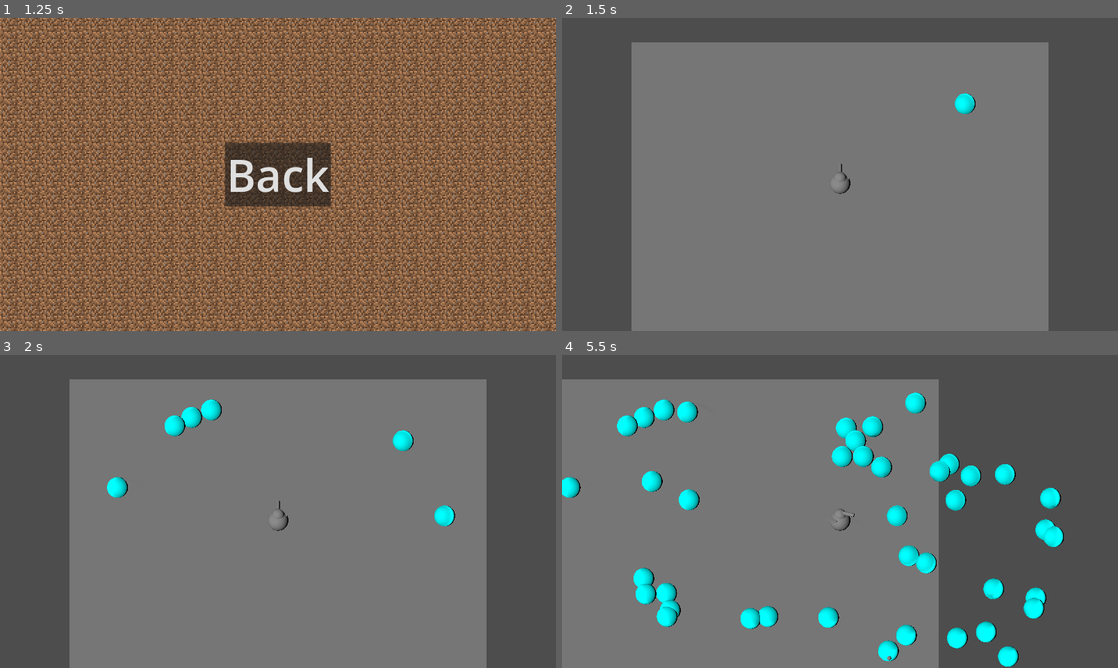
Above: before the commit, frames 1-4 (two rows, left to right).
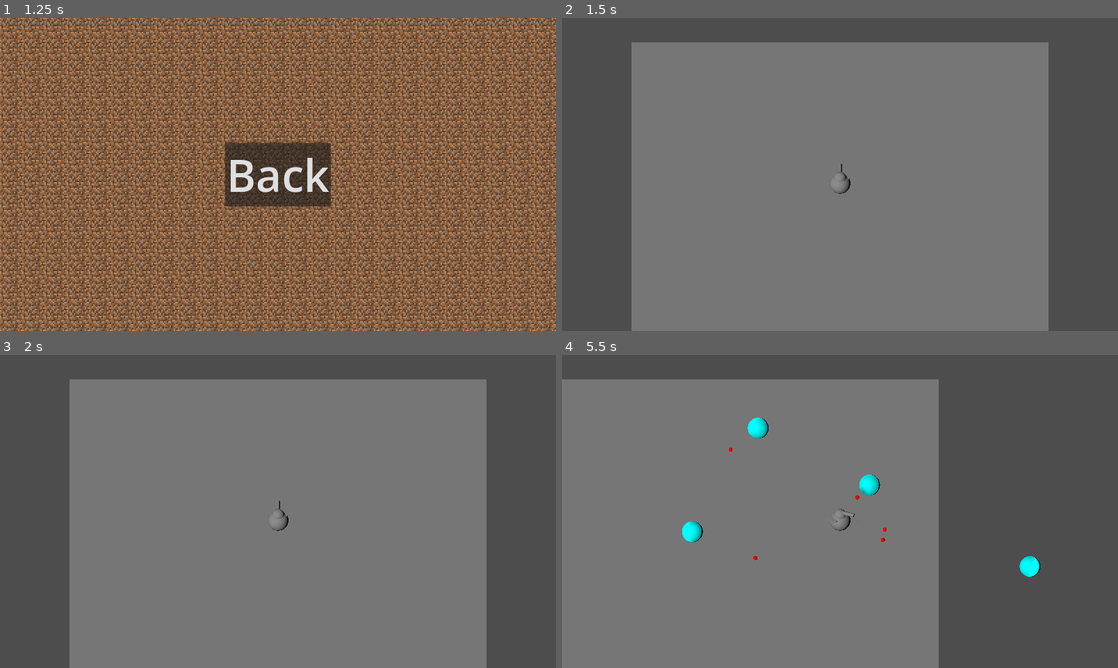
Above: after the commit, the same moments.

Repository: runeteamop/Teamop-Godot-Game
Game: Godot game, scene res://test scenes/main.tscn
Same seed, same stepped clock (60 frames per second), same inputs: the game is played once before the commit and once after it.
Inputs (mouse positions are in pixels of both pictures, inside the frame that each line leads up to):
- Up to frame 1 (1.25 s): click "Start" at 0.5 s
- Up to frame 2 (1.5 s): click "Back" at 1.25 s
- Up to frame 3 (2 s): no input
- Up to frame 4 (5.5 s): tap Enter (ui_accept) at 2, 2.27, 3.02, 4.52, 5.27 s; move the mouse to (962, 495) at 2.02 s; press the mouse at (962, 495) at 2.03 s; hold D (Right) 2.03-2.78 s; move the mouse to (728, 527) at 2.77 s; release the mouse at (728, 527) at 2.78 s; hold S (Down) 2.78-3.53 s; click (728, 527) at 2.85 s; move the mouse to (895, 442) at 3.52 s; press the mouse at (895, 442) at 3.53 s; hold D (Right) 3.53-4.28 s; move the mouse to (812, 574) at 4.27 s; release the mouse at (812, 574) at 4.28 s; hold W (Up) 4.28-5.03 s; click (812, 574) at 4.35 s; move the mouse to (1006, 558) at 5.02 s; press the mouse at (1006, 558) at 5.03 s; hold A (Left) from 5.03 s (still down)

Frame 1 is identical in both runs. In frame 2, 0.2% of the frame differs, in the area x 70-75%, y 24-31%; in frame 3, 1.2%; in frame 4, 8.4%, in the area x 0-91%, y 12-100%.

Commit message:
added enemy

Diff:
--- a/scenes/bullet.gd
+++ b/scenes/bullet.gd
@@ -1,6 +1,6 @@
 class_name Bullet extends Area3D
 
-const SPEED = 20
+var SPEED = 1
 
 # Called every frame. 'delta' is the elapsed time since the previous frame.
 func _process(delta: float) -> void:
--- a/scenes/bullet.tscn
+++ b/scenes/bullet.tscn
@@ -1,6 +1,9 @@
 [gd_scene format=3 uid="uid://t8f0re2vibsy"]
 
 [ext_resource type="Script" uid="uid://cc5268ml2pk1p" path="res://scenes/bullet.gd" id="1_mkf8s"]
+
+[sub_resource type="StandardMaterial3D" id="StandardMaterial3D_mkf8s"]
+albedo_color = Color(1, 0, 0, 1)
 
 [sub_resource type="SphereMesh" id="SphereMesh_mkf8s"]
 
@@ -11,6 +14,7 @@
 
 [node name="MeshInstance3D" type="MeshInstance3D" parent="." unique_id=1928587758]
 transform = Transform3D(0.2, 0, 0, 0, 0.2, 0, 0, 0, 0.2, 0, 0, 0)
+material_override = SubResource("StandardMaterial3D_mkf8s")
 mesh = SubResource("SphereMesh_mkf8s")
 
 [node name="CollisionShape3D" type="CollisionShape3D" parent="." unique_id=438964888]
--- a/scenes/player.gd
+++ b/scenes/player.gd
@@ -13,7 +13,7 @@
 @onready var turret_cannon: Node3D = $"Turret/Cannon/Cannon End"
 
 @onready var target_plane = Plane(Vector3(0, 1, 0), position.y)
-var ray_lenght = 100
+var ray_length = 100
 
 var bullet_scene: PackedScene = load(LOAD_SCENE.bullet)
 
@@ -39,7 +39,7 @@
 	reload_time += delta
 
 	if current_control_type == "Mouse":
-		turret.global_transform.basis = _mouse_turn_turret(turret.global_transform, delta)
+		_mouse_turn_turret(delta)
 	elif current_control_type == "Controller":
 		turret.rotation.y = lerp_angle(turret.rotation.y, r_stick_dir, rotation_speed * delta)
 
@@ -55,7 +55,7 @@
 
 func _shoot() -> void:
 	if reload_time > 0.5:
-		reload_time = 0
+		reload_time = 0.0
 		var bullet: Bullet = bullet_scene.instantiate()
 		bullet.rotation = turret.rotation
 		bullet.position = turret_cannon.global_position
@@ -65,12 +65,12 @@
 func _mouse_pos_on_plane():
 	var mouse_pos = get_viewport().get_mouse_position()
 	var from = camera.project_ray_origin(mouse_pos)
-	var to = from + camera.project_ray_normal(mouse_pos) * ray_lenght
+	var to = camera.project_ray_normal(mouse_pos) * ray_length
 	return(target_plane.intersects_ray(from, to))
 
-func _mouse_turn_turret(turret_transform: Transform3D, delta):
-	var mouse_pos = _mouse_pos_on_plane()
-	var current_trans = turret_transform
-	var target_trans = current_trans.looking_at(mouse_pos, Vector3.UP)
+func _mouse_turn_turret(delta):
+	var rotation_target: Basis = turret.global_transform.looking_at(_mouse_pos_on_plane(), Vector3.UP).basis
+	var current_rotation: Basis = turret.global_transform.basis
+	turret.transform = current_rotation.slerp(rotation_target, rotation_speed * delta)
 
-	return(current_trans.basis.slerp(target_trans.basis, rotation_speed * delta))
+	return(turret.transform)
--- /dev/null
+++ b/test scenes/enemy.gd
@@ -0,0 +1,10 @@
+extends "res://scenes/bullet.gd"
+
+@export var player: Player
+
+func _physics_process(delta: float) -> void:
+	SPEED = 1
+	look_at(player.position)
+
+func _on_area_entered(area: Area3D) -> void:
+	queue_free()
--- a/test scenes/enemy.tscn
+++ b/test scenes/enemy.tscn
@@ -1,4 +1,6 @@
 [gd_scene format=3 uid="uid://ckhkeep7k1fln"]
+
+[ext_resource type="Script" uid="uid://yt761e2hiur1" path="res://test scenes/enemy.gd" id="1_fp4fq"]
 
 [sub_resource type="SphereShape3D" id="SphereShape3D_wo4wm"]
 
@@ -8,10 +10,14 @@
 [sub_resource type="SphereMesh" id="SphereMesh_wo4wm"]
 
 [node name="Enemy" type="Area3D" unique_id=566514676]
+script = ExtResource("1_fp4fq")
 
 [node name="CollisionShape3D" type="CollisionShape3D" parent="." unique_id=857799634]
+transform = Transform3D(1, 0, 0, 0, 1, 0, 0, 0, 1, 0, 0.5, 0)
 shape = SubResource("SphereShape3D_wo4wm")
 
 [node name="MeshInstance3D" type="MeshInstance3D" parent="." unique_id=1266818480]
 material_override = SubResource("StandardMaterial3D_wo4wm")
 mesh = SubResource("SphereMesh_wo4wm")
+
+[connection signal="area_entered" from="." to="." method="_on_area_entered"]
--- a/test scenes/runes test.tscn
+++ b/test scenes/runes test.tscn
@@ -34,7 +34,6 @@
 directional_shadow_pancake_size = 0.0
 
 [node name="Timer" type="Timer" parent="." unique_id=466695285]
-wait_time = 0.1
 autostart = true
 
 [connection signal="timeout" from="Timer" to="." method="_on_timer_timeout"]
--- a/test scenes/runes_test.gd
+++ b/test scenes/runes_test.gd
@@ -18,5 +18,6 @@
 	var enemy: Node = load(LOAD_SCENE.enemy).instantiate()
 
 	enemy.position = spawn_circle + player.position
+	enemy.player = player
 
 	add_sibling(enemy)
Not shown, added: test scenes/enemy.gd.uid
